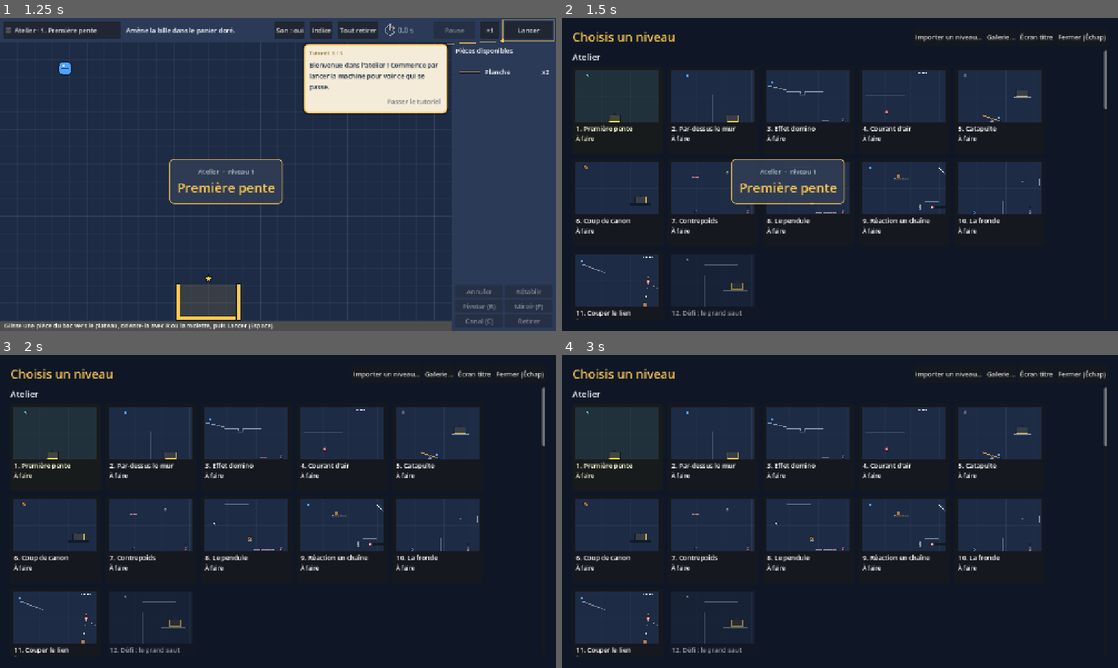
Above: before the commit, frames 1-4 (two rows, left to right).
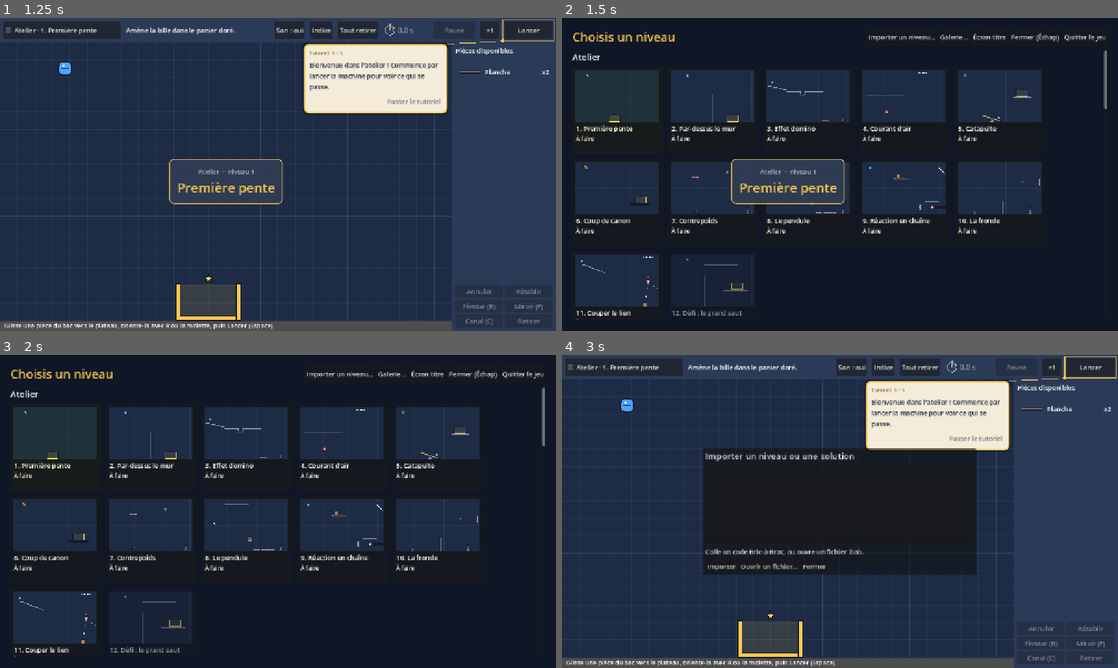
Above: after the commit, the same moments.

Repository: HackTechDev/bricabrac
Game: Godot game, scene res://scenes/main.tscn
Two runs of this game, one before a commit and one after it. Both use one fixed random seed, a clock stepped at 60 frames per second and the inputs below.
Inputs:
- Up to frame 1 (1.25 s): click "Jouer" at 0.5 s
- Up to frame 2 (1.5 s): click "☰ Atelier · 1. Première pente" at 1.25 s
- Up to frame 3 (2 s): no input
- Up to frame 4 (3 s): click "Son : oui" at 2 s; click "Indice" at 2.75 s

Frame 1 is identical in both runs. In frame 2, 0.5% of the frame differs, in the area x 55-98%, y 4-8%; in frame 3, 0.5%; in frame 4, 70%, in the area x 0-100%, y 0-100%.

Commit message:
Quitter le jeu avec confirmation
Le bouton Quitter de l'écran titre, un nouveau bouton « Quitter le jeu » dans
l'écran de sélection, Ctrl+Q et la croix de la fenêtre ouvrent une fenêtre de
confirmation (« Rester » a le focus). La progression est enregistrée avant de
quitter, volumes compris.

Co-Authored-By: Claude Opus 5.5 <noreply@anthropic.com>

Diff:
--- a/i18n/en.json
+++ b/i18n/en.json
@@ -603,5 +603,8 @@
  "Copier (Ctrl+C)": "Copy (Ctrl+C)",
  "Retirer (Suppr)": "Remove (Del)",
  "Retirer les %d pièces (Suppr)": "Remove the %d parts (Del)",
- "Pas de place ici.": "No room here."
+ "Pas de place ici.": "No room here.",
+ "Quitter le jeu": "Quit game",
+ "Veux-tu vraiment quitter le jeu ?\nTa progression et tes machines sont gardées.": "Do you really want to quit the game?\nYour progress and your machines are kept.",
+ "Rester": "Stay"
 }
--- a/scripts/level_select.gd
+++ b/scripts/level_select.gd
@@ -7,6 +7,7 @@
 signal import_requested
 signal title_requested
 signal gallery_requested
+signal quit_requested
 
 const THUMB := Vector2(192, 118)
 const COLUMNS := 5
@@ -65,6 +66,12 @@
 	close.focus_mode = Control.FOCUS_NONE
 	close.pressed.connect(hide)
 	head.add_child(close)
+	if not OS.has_feature("web"):
+		var quit := Button.new()
+		quit.text = Lang.t("Quitter le jeu")
+		quit.focus_mode = Control.FOCUS_NONE
+		quit.pressed.connect(func() -> void: quit_requested.emit())
+		head.add_child(quit)
 
 	var scroll := ScrollContainer.new()
 	_scroll = scroll
--- a/scripts/main.gd
+++ b/scripts/main.gd
@@ -41,6 +41,8 @@
 var records := {}
 var _hint_button: Button
 var _hint_confirm: ConfirmationDialog
+## Confirmation avant de quitter le jeu (bouton Quitter, Ctrl+Q, fermeture de la fenêtre).
+var quit_dialog: ConfirmationDialog
 
 var selected: Part
 var drag_part: Part
@@ -218,6 +220,8 @@
 	title_screen.editor.connect(func() -> void: _enter(editor_index()))
 	title_screen.gallery.connect(open_gallery)
 	title_screen.options.connect(open_options)
+	title_screen.quit_requested.connect(ask_quit)
+	_build_quit_dialog()
 	title_screen.hide()
 	music = Music.new()
 	add_child(music)
@@ -302,6 +306,7 @@
 	_level_select.import_requested.connect(func() -> void: share_dialog.show_import())
 	_level_select.title_requested.connect(func() -> void: open_title())
 	_level_select.gallery_requested.connect(func() -> void: open_gallery())
+	_level_select.quit_requested.connect(ask_quit)
 
 
 ## Gravité et vent du plan de travail : ceux de la partie en cours, sinon ceux du brouillon.
@@ -481,6 +486,37 @@
 		_handle_click(event.button_index, event.shift_pressed)
 
 
+func _build_quit_dialog() -> void:
+	quit_dialog = ConfirmationDialog.new()
+	quit_dialog.title = Lang.t("Quitter")
+	quit_dialog.dialog_text = Lang.t("Veux-tu vraiment quitter le jeu ?\nTa progression et tes machines sont gardées.")
+	quit_dialog.ok_button_text = Lang.t("Quitter")
+	quit_dialog.cancel_button_text = Lang.t("Rester")
+	quit_dialog.confirmed.connect(quit_game)
+	add_child(quit_dialog)
+	# La croix de la fenêtre passe aussi par la confirmation.
+	if not OS.has_feature("web"):
+		get_tree().auto_accept_quit = false
+
+
+## Demande confirmation avant de quitter ; sans effet dans un navigateur.
+func ask_quit() -> void:
+	if OS.has_feature("web") or quit_dialog.visible:
+		return
+	quit_dialog.popup_centered()
+	quit_dialog.get_cancel_button().grab_focus()  # Entrée par mégarde ne quitte pas.
+
+
+func quit_game() -> void:
+	_save_progress()  # Garde aussi les volumes réglés sans refermer les options.
+	get_tree().quit()
+
+
+func _notification(what: int) -> void:
+	if what == NOTIFICATION_WM_CLOSE_REQUEST and quit_dialog != null:
+		ask_quit()
+
+
 func _handle_key(event: InputEventKey) -> void:
 	if title_screen.is_open() or options.visible:
 		return
@@ -504,6 +540,8 @@
 				paste()
 			KEY_A:
 				select_all()
+			KEY_Q:
+				ask_quit()
 		return
 	match event.keycode:
 		KEY_SPACE:
--- a/scripts/title_screen.gd
+++ b/scripts/title_screen.gd
@@ -10,6 +10,8 @@
 signal editor
 signal gallery
 signal options
+## Le joueur veut quitter : le jeu demande confirmation.
+signal quit_requested
 
 const BG := Color("14203a")
 const FADE := 0.3
@@ -46,7 +48,7 @@
 		quit.text = Lang.t("Quitter")
 		quit.focus_mode = Control.FOCUS_NONE
 		quit.custom_minimum_size.y = 40
-		quit.pressed.connect(func() -> void: get_tree().quit())
+		quit.pressed.connect(func() -> void: quit_requested.emit())
 		_buttons.add_child(quit)
 	_progress = Label.new()
 	_progress.horizontal_alignment = HORIZONTAL_ALIGNMENT_CENTER
--- a/tests/test_ui.gd
+++ b/tests/test_ui.gd
@@ -101,6 +101,7 @@
 	await _test_copy_paste()
 	await _test_marquee()
 	await _test_context_menu()
+	await _test_quit()
 	await _test_options()
 	await _test_accessibility()
 
@@ -1183,6 +1184,41 @@
 
 
 ## Maj+clic, glisser d'un groupe, Ctrl+C / Ctrl+V avec la corde qui relie les deux caisses.
+## Quitter : le bouton de l'écran titre, celui de l'écran de choix, Ctrl+Q et la croix de la
+## fenêtre ouvrent tous une confirmation ; « Rester » ne quitte pas.
+func _test_quit() -> void:
+	var dialog: ConfirmationDialog = main.quit_dialog
+	_check("quitter : la croix de la fenêtre demande confirmation", not main.get_tree().auto_accept_quit)
+	main.open_title()
+	await process_frame
+	var quit_button: Button = main.title_screen._buttons.get_children().filter(
+			func(b: Button) -> bool: return b.text == "Quitter")[0]
+	await _click(quit_button.get_global_rect().get_center(), MOUSE_BUTTON_LEFT)
+	await process_frame
+	_check("quitter : l'écran titre demande confirmation", dialog.visible)
+	dialog.get_cancel_button().pressed.emit()
+	await process_frame
+	_check("quitter : « Rester » referme la fenêtre", not dialog.visible and main.title_screen.is_open())
+	await _click(main.title_screen.play_button().get_global_rect().get_center(), MOUSE_BUTTON_LEFT)
+	await _steps(30)
+	await _key(KEY_Q, true)
+	_check("quitter : Ctrl+Q demande confirmation", dialog.visible)
+	dialog.hide()
+	main.open_level_select()
+	await process_frame
+	var buttons: Array = main._level_select.find_children("*", "Button", true, false).filter(
+			func(b: Button) -> bool: return b.text == "Quitter le jeu")
+	_check("quitter : bouton dans l'écran de choix", buttons.size() == 1)
+	await _click((buttons[0] as Button).get_global_rect().get_center(), MOUSE_BUTTON_LEFT)
+	_check("quitter : l'écran de choix demande confirmation", dialog.visible)
+	dialog.hide()
+	main._level_select.hide()
+	main.propagate_notification(Node.NOTIFICATION_WM_CLOSE_REQUEST)
+	_check("quitter : la croix demande confirmation", dialog.visible)
+	dialog.hide()
+	await process_frame
+
+
 ## Clic droit sur une pièce, puis « Retirer » dans son menu.
 func _remove_by_menu(at: Vector2) -> void:
 	await _click(at, MOUSE_BUTTON_RIGHT)
Not shown, changed: TUTORIAL.md
